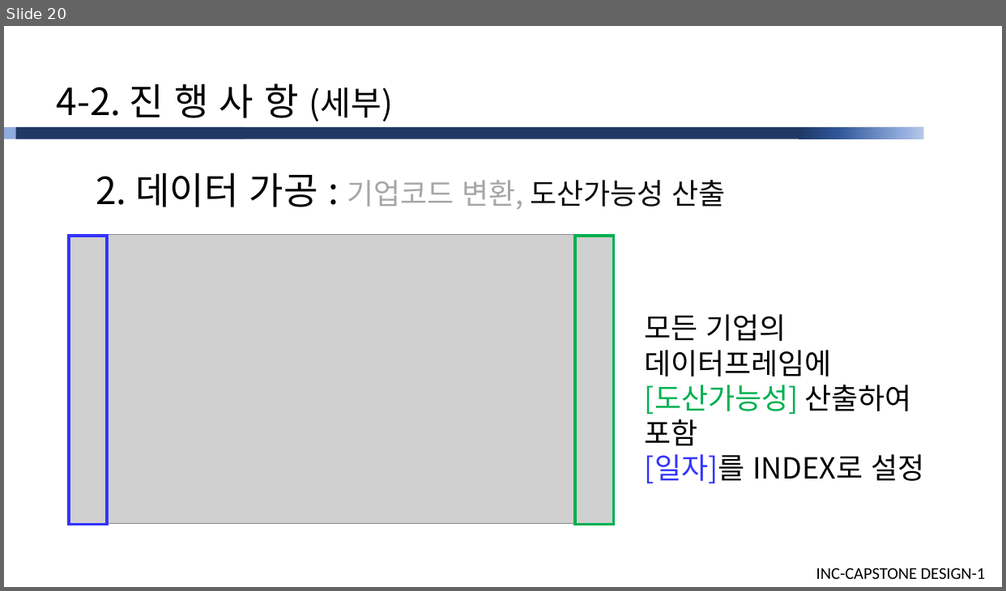
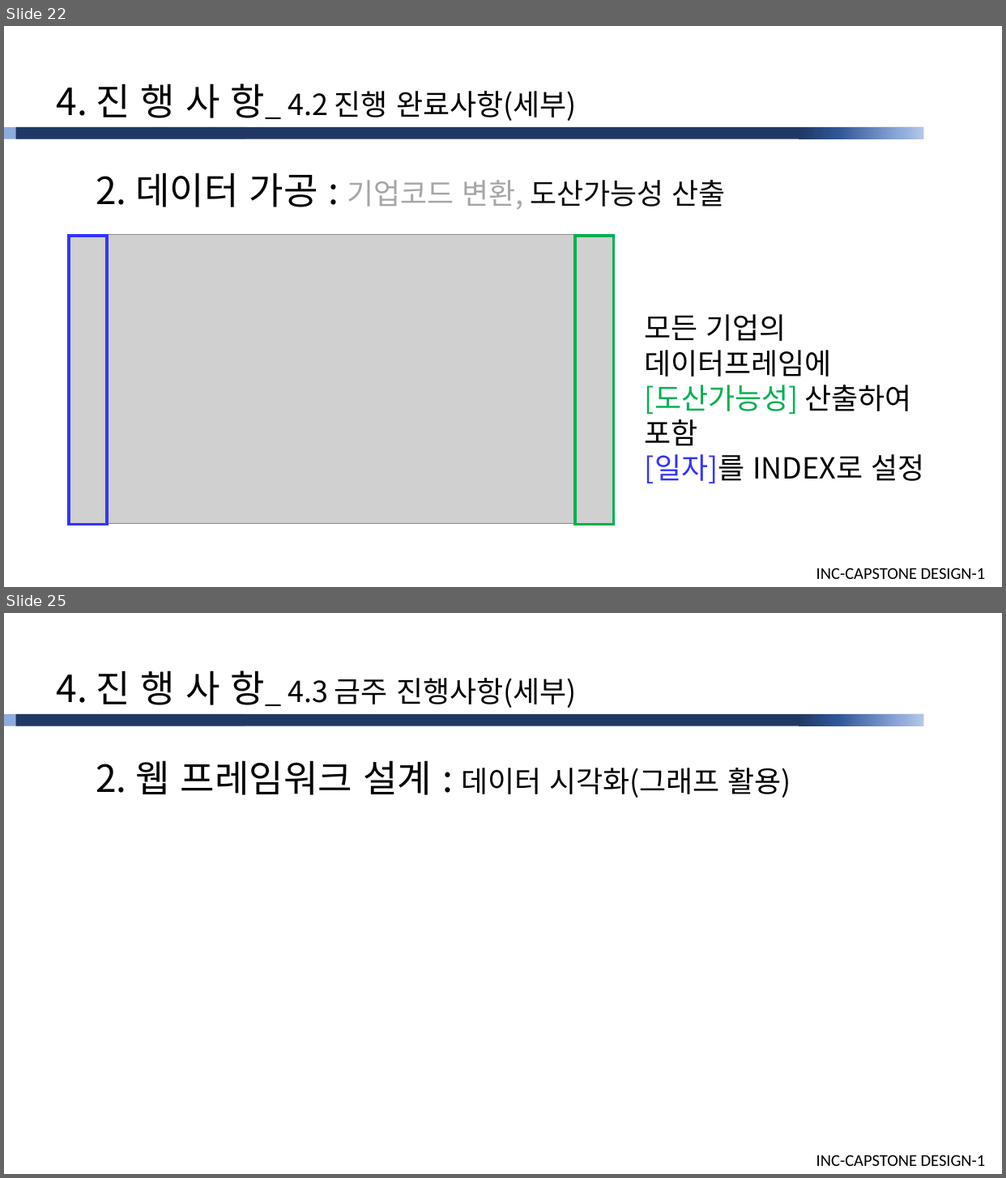
Before and after one commit to cutiecrab/CAR, a slide deck: 주차별 상세/10주/[피드백미반영]산학캡스톤디자인1_발표자료(10주).pptx. Shown one above the other, each under a label of ours: slide 20 before the commit, slides 22 and 25 after it; the slides between them are not shown. The pictures are 1006x591 and 1006x1178 pixels, drawn with LibreOffice and Linux fonts; fonts in the diff are those of the drawing; grey boxes stand for pictures. Boxes give left, top, right and bottom in pixels: in the first picture for what was removed or moved away, otherwise in the second. Text is boxed around its words. In the diff, an @@ line names an element or a change of style, - is before the commit and + after.

```diff
--- a/주차별 상세/10주/[피드백미반영]산학캡스톤디자인1_발표자료(10주).pptx
+++ b/주차별 상세/10주/[피드백미반영]산학캡스톤디자인1_발표자료(10주).pptx
@@ slide 25 added at (x1=4, y1=613, x2=1002, y2=1174), background #FFFFFF; not listed: 4 template elements that a slide beside it also shows @@
@@ text added at (x1=56, y1=671, x2=576, y2=708), 28 pt, text #000000 @@
+4. 진 행 사 항_ 4.3 금주 진행사항(세부)
@@ text added at (x1=96, y1=760, x2=791, y2=798), 28 pt, text #000000 @@
+2. 웹 프레임워크 설계 : 데이터 시각화(그래프 활용)
@@ what was slide 20 is now slide 22 @@
@@ slide 22 changed as well @@
@@ text at (x1=56, y1=84, x2=576, y2=121): text changed; size 36 to 28 pt @@
-4-2. 진 행 사 항 (세부)
+4. 진 행 사 항_ 4.2 진행 완료사항(세부)
```
Also in this commit, not shown: 20 other slides changed, 6 other slides added, 3 slides removed.
